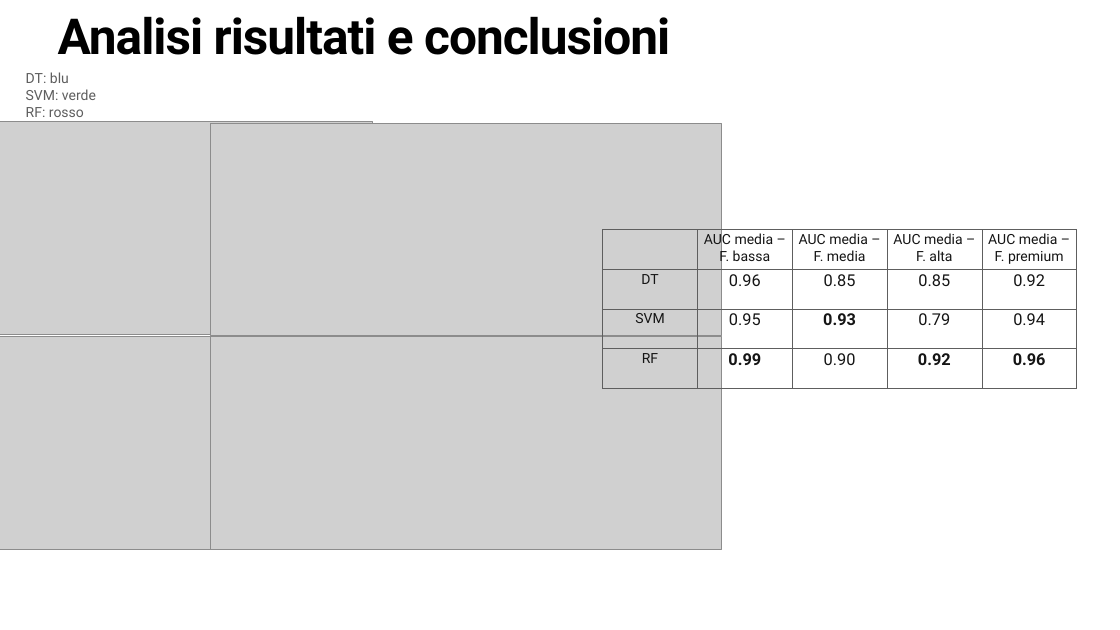
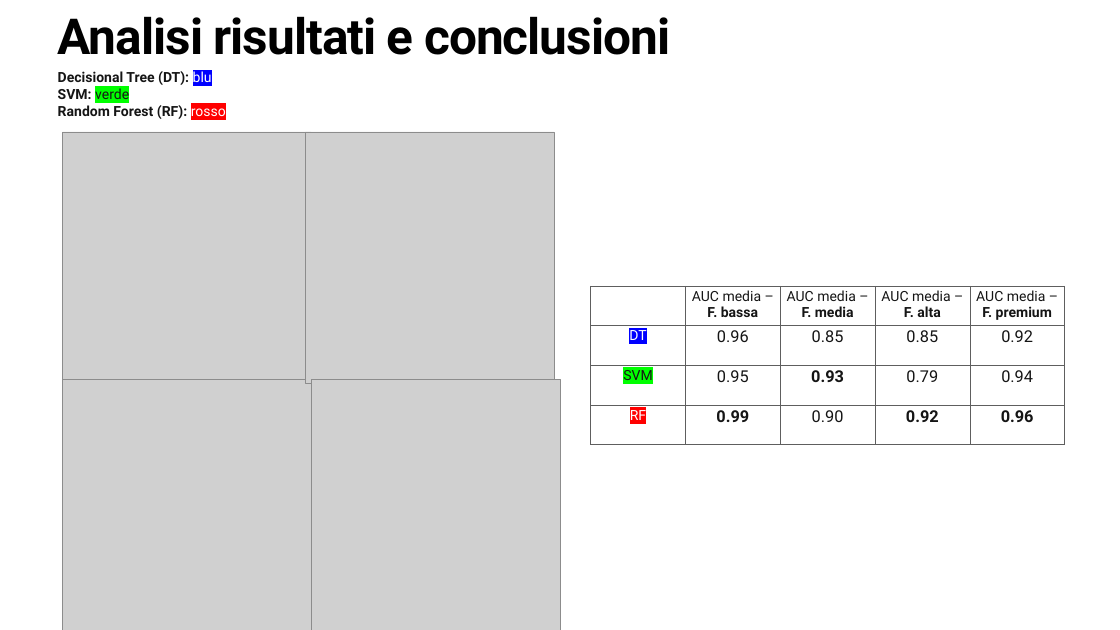
Before and after one commit to mik3sw/ML-project, a slide deck: slide 21 of Presentazione ML.pptx. Drawn at 1120x630 pixels with LibreOffice and Linux fonts; fonts in the diff are those of the drawing; grey boxes stand for pictures. Boxes give left, top, right and bottom in pixels: in the first picture for what was removed or moved away, otherwise in the second. Text is boxed around its words. In the diff, an @@ line names an element or a change of style, - is before the commit and + after.

```diff
--- a/Presentazione ML.pptx
+++ b/Presentazione ML.pptx
@@ text "Decisional Tree (DT): blu" moved from (x1=26, y1=72, x2=96, y2=117) to (x1=58, y1=69, x2=226, y2=119) @@
@@ text at (x1=58, y1=69, x2=212, y2=85): text changed; text colour #5E5E5E to #151515; bold on @@
-DT: blu
+Decisional Tree (DT): blu
@@ text at (x1=58, y1=88, x2=129, y2=99): text colour #5E5E5E to #151515 in "SVM: verde"; highlight none to #00FF00 in "verde"; bold on in "SVM:" @@
@@ text at (x1=58, y1=105, x2=226, y2=119): text changed; text colour #5E5E5E to #151515; bold on @@
-RF: rosso
+Random Forest (RF): rosso
@@ picture resized from (x1=0, y1=121, x2=372, y2=334) to (x1=63, y1=132, x2=311, y2=383) @@
@@ picture resized from (x1=210, y1=123, x2=721, y2=336) to (x1=305, y1=132, x2=554, y2=383) @@
@@ table at (x1=590, y1=286, x2=1065, y2=444) @@
@@ bold on in "F. bassa", "F. media", "F. alta", "F. premium" @@
@@ text colour #151515 to #FFFFFF in "DT", "RF" @@
@@ highlight none to #0000FF in "DT" @@
@@ highlight none to #00FF00 in "SVM" @@
@@ highlight none to #FF0000 in "RF" @@
@@ table moved from (x1=603, y1=230, x2=1077, y2=388) to (x1=590, y1=286, x2=1065, y2=444) @@
@@ picture resized from (x1=0, y1=336, x2=372, y2=549) to (x1=62, y1=379, x2=311, y2=630) @@
@@ picture resized from (x1=210, y1=336, x2=721, y2=549) to (x1=311, y1=379, x2=560, y2=630) @@
```
Also in this commit, not shown: 7 other slides changed.
